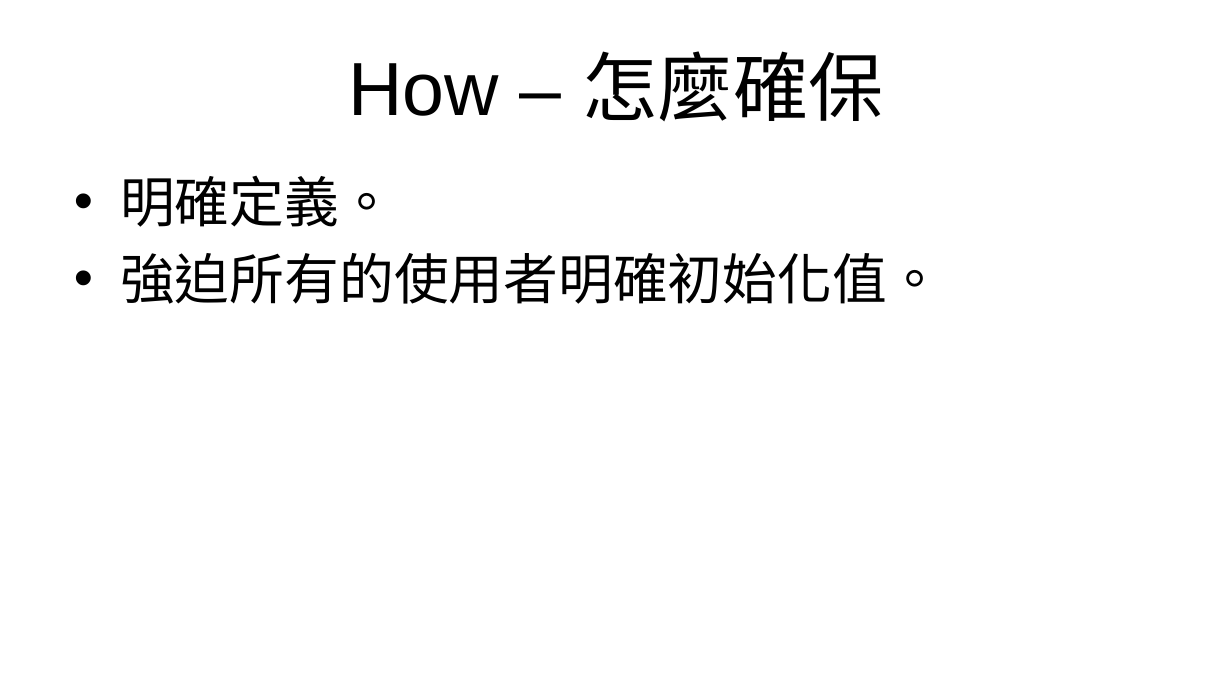
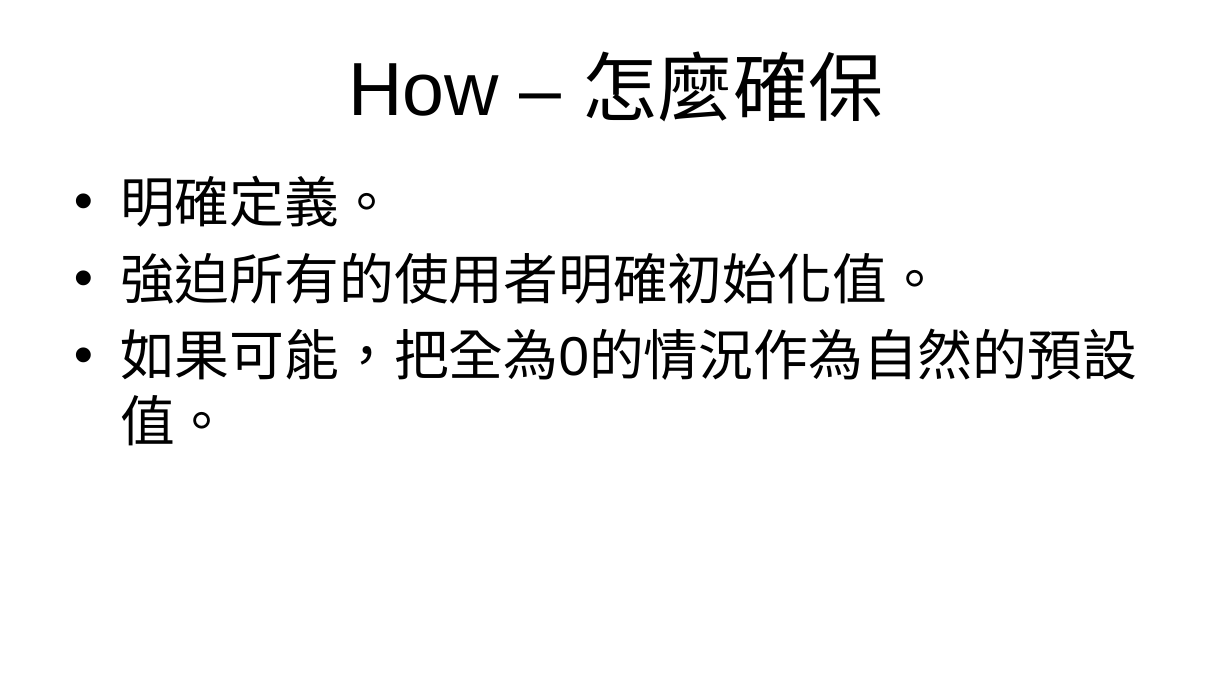
Before and after one commit to Chesham/more-effective-csharp, a slide deck: slide 4 of more-effective-csharp-2nd-edition/slides/item05-確保0是實值型別的有效狀態.pptx. Drawn at 1232x693 pixels with LibreOffice and Linux fonts; fonts in the diff are those of the drawing; background and template pictures are left out. Boxes give left, top, right and bottom in pixels: in the first picture for what was removed or moved away, otherwise in the second. Text is boxed around its words. In the diff, an @@ line names an element or a change of style, - is before the commit and + after.

```diff
--- a/more-effective-csharp-2nd-edition/slides/item05-確保0是實值型別的有效狀態.pptx
+++ b/more-effective-csharp-2nd-edition/slides/item05-確保0是實值型別的有效狀態.pptx
@@ text at bbox=[120, 328, 1137, 446]: paragraph added @@
+• 如果可能，把全為0的情況作為自然的預設值。
```
Also in this commit, not shown: 9 other files.
